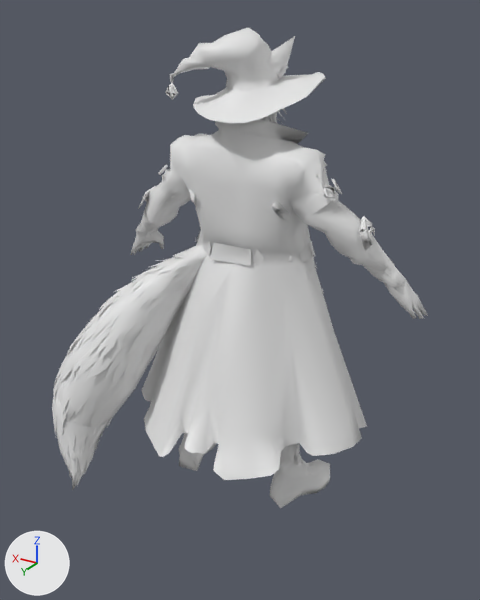
Renders of the glTF model public/meu-mundo/avatares/v3/avatar-raposa_adulto.glb from each side of a commit.
Both versions are drawn from a 50 mm camera at (-1.3, 2.21, 2.01) aimed at (-0.08, 0.19, 1.0). The axes (+X, +Y, +Z) are drawn at lower left. The lights are the same throughout. The older version comes first. Where no turn or scale is listed for an object, it has been applied to the vertices. Vertices at exactly the same position are counted once.
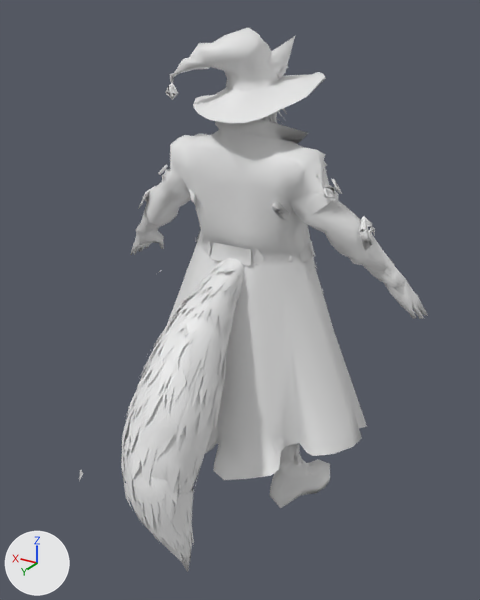
Commit message: fix(meu-mundo): mm3d-58 — rabo das raposas no meio das costas

The change, as a list of edits to the scene's bpy script:
```text
Change me_mesh_0:
    used by ob_mesh_0; location = (0.0, 0.0, 0.0)
    remove me_mesh_0.from_pydata(...)  # 4307 vertices, 6987 faces; spans x -0.72..0.72, y -0.3..0.58, z 0.01..1.97
    add me_mesh_0.from_pydata(...)  # 4307 vertices, 6987 faces; spans x -0.72..0.69, y -0.3..0.77, z 0.01..1.97
    me_mesh_0 part 1: a new loose piece of 952 vertices spanning x -0.17..0.18, y 0.01..0.77, z 0.1..1.18
    me_mesh_0 part 2: 952 vertices removed from x 0.09..0.72, y 0.0..0.58, z 0.1..1.18
    other edits to the shape of me_mesh_0 do not show in these pictures
```

Boxes (x1, y1, x2, y2) around the edits, measured in the pictures (480 x 600 px):
'Mesh_0', reshaped (7% narrower, 13% taller)
    before: (52, 28, 428, 508)
    after: (79, 28, 428, 572)
part 1 of me_mesh_0, added
    after: (121, 258, 244, 572)
part 2 of me_mesh_0, deleted
    before: (52, 244, 207, 491)
